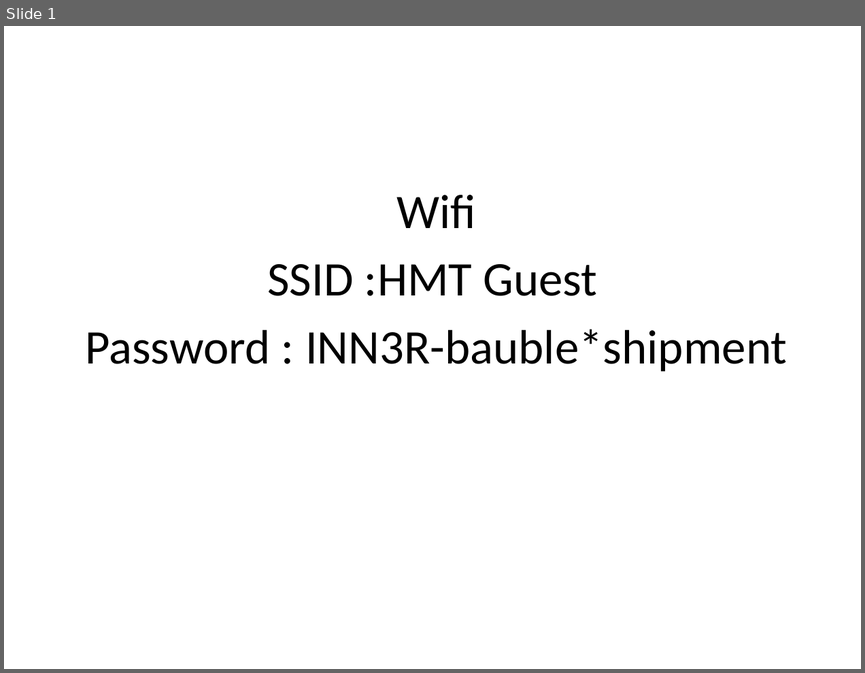
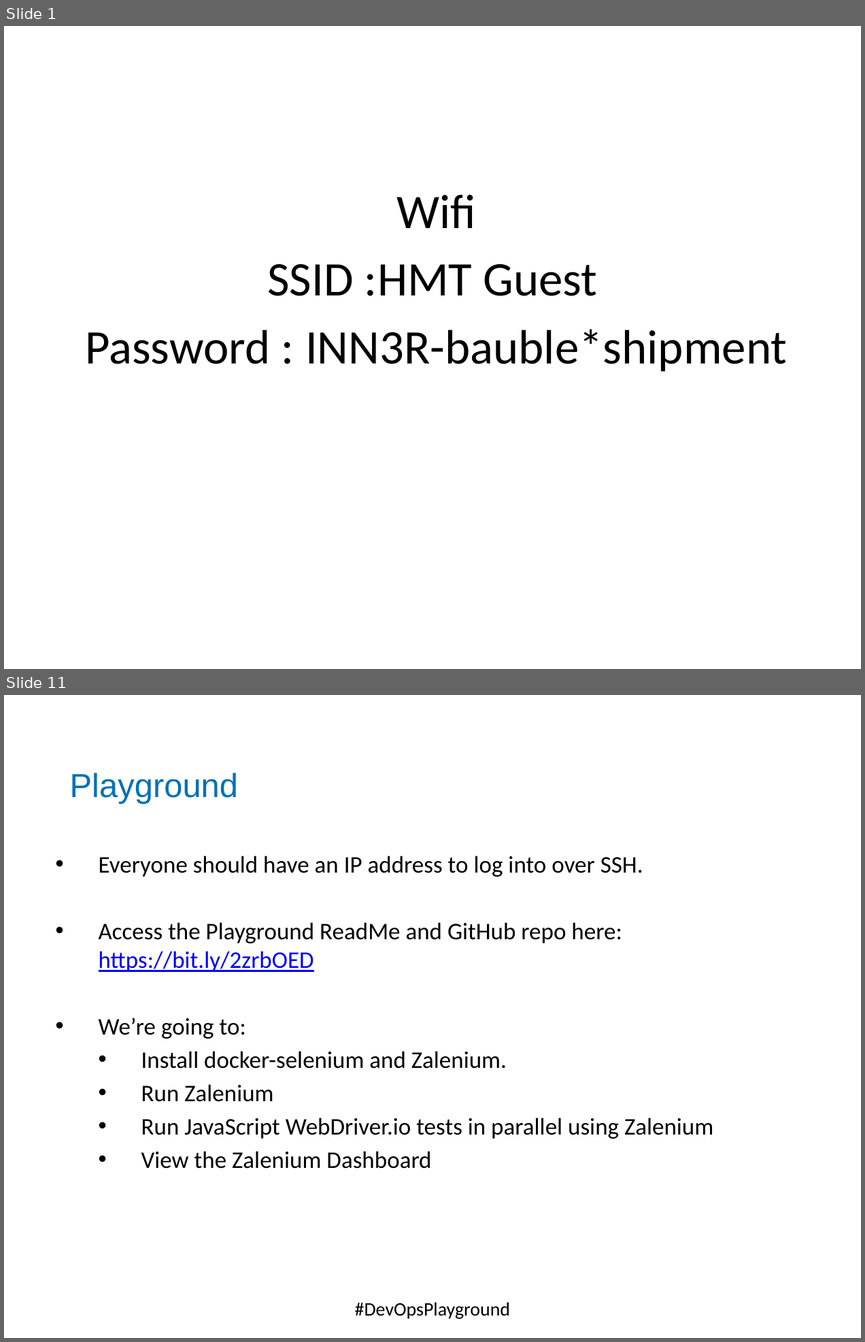
Before and after one commit to DevOpsPlayground/Hands-on-with-Selenium-Auto-Scaling-using-Docker-and-Zalenium, a slide deck: ECS_Digital_Template.pptx. Shown one above the other, each under a label of ours: slide 1 before the commit, slides 1 and 11 after it; the slides between them are not shown. The pictures are 865x673 and 865x1342 pixels, drawn with LibreOffice and Linux fonts; fonts in the diff are those of the drawing; background and template pictures are left out. Boxes give left, top, right and bottom in pixels: in the first picture for what was removed or moved away, otherwise in the second. Text is boxed around its words. In the diff, an @@ line names an element or a change of style, - is before the commit and + after.

Commit message:
ReadMe and PowerPoint update

```diff
--- a/ECS_Digital_Template.pptx
+++ b/ECS_Digital_Template.pptx
@@ slide 11 added at [4, 695, 861, 1338], background #FFFFFF; not listed: 1 template element that a slide beside it also shows @@
@@ text added at [70, 773, 239, 804], 28 pt, text #0070B7 @@
+Playground
@@ text added at [99, 855, 713, 1168], 20 pt, text #000000 @@
+• Everyone should have an IP address to log into over SSH.
+• Access the Playground ReadMe and GitHub repo here: https://bit.ly/2zrbOED
+• We’re going to:
+  • Install docker-selenium and Zalenium.
+  • Run Zalenium
+  • Run JavaScript WebDriver.io tests in parallel using Zalenium
+  • View the Zalenium Dashboard
@@ text added at [355, 1302, 510, 1319], 16 pt, text #000000 @@
+#DevOpsPlayground
```
Also in this commit, not shown: 11 slides changed, 1 other slide added, 6 other files.
